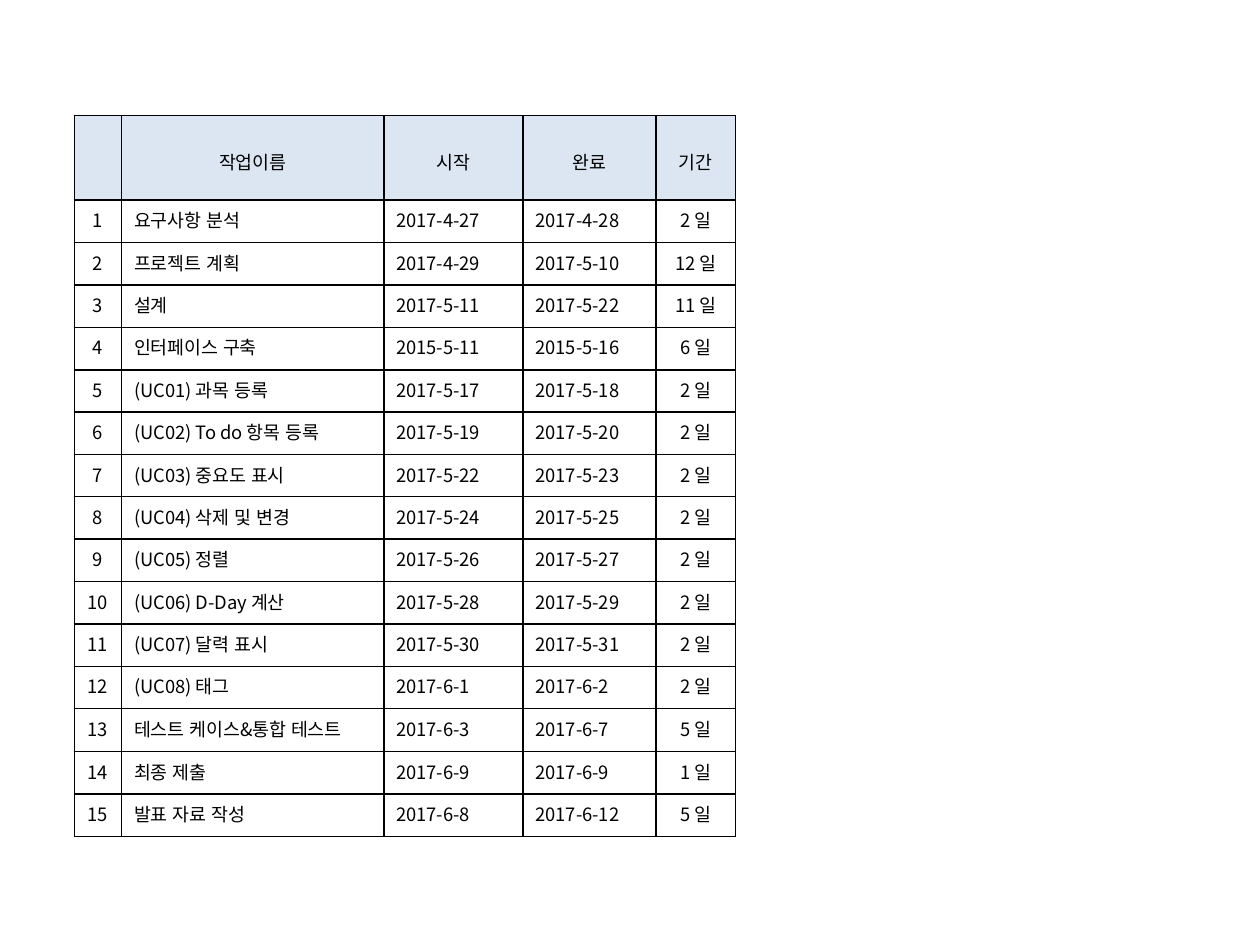
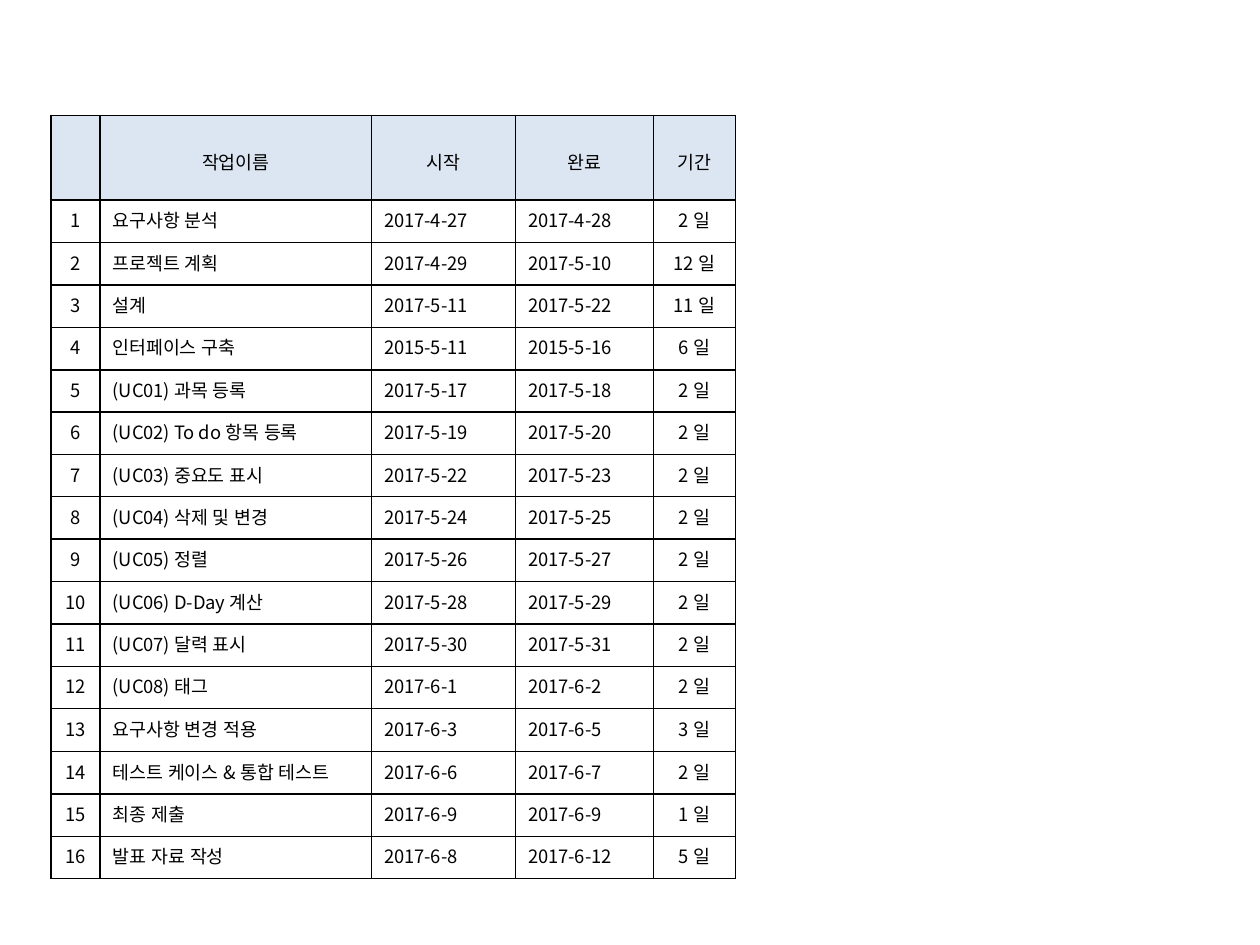
Before and after one commit to SE-admin/9, a slide deck: slide 1 of doc/2_ 프로젝트 계획서/계획서 자료/Gantt Chart, PERT Chart.pptx. Drawn at 1260x945 pixels with LibreOffice and Linux fonts; fonts in the diff are those of the drawing. Boxes give left, top, right and bottom in pixels: in the first picture for what was removed or moved away, otherwise in the second. Text is boxed around its words. In the diff, an @@ line names an element or a change of style, - is before the commit and + after.

Commit message:
# 서류 # 프로젝트 계획서_9_pigeon.doc # 7p # 요구사항 변경으로 인한 프로젝트 계획서 변경 및 계획서 자료 수정

```diff
--- a/doc/2_ 프로젝트 계획서/계획서 자료/Gantt Chart, PERT Chart.pptx
+++ b/doc/2_ 프로젝트 계획서/계획서 자료/Gantt Chart, PERT Chart.pptx
@@ table at bbox=[52, 116, 736, 879] @@
-row 14: 13 | 테스트 케이스&통합 테스트 | 2017-6-3 | 2017-6-7 | 5 일
-row 15: 14 | 최종 제출 | 2017-6-9 | 2017-6-9 | 1 일
-row 16: 15 | 발표 자료 작성 | 2017-6-8 | 2017-6-12 | 5 일
+row 14: 13 | 요구사항 변경 적용 | 2017-6-3 | 2017-6-5 | 3 일
+row 15: 14 | 테스트 케이스 & 통합 테스트 | 2017-6-6 | 2017-6-7 | 2 일
+row 16: 15 | 최종 제출 | 2017-6-9 | 2017-6-9 | 1 일
+row 17: 16 | 발표 자료 작성 | 2017-6-8 | 2017-6-12 | 5 일
@@ table: place and size @@
-table at bbox=[74, 116, 736, 837]
+table at bbox=[52, 116, 736, 879]
```
Also in this commit, not shown: 2 other slides changed, 1 other file.
